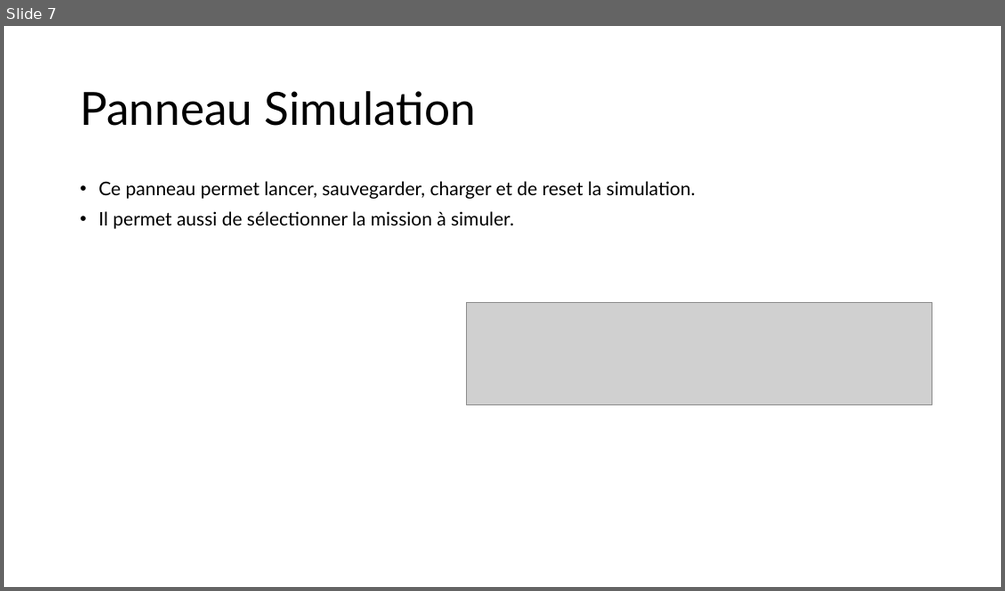
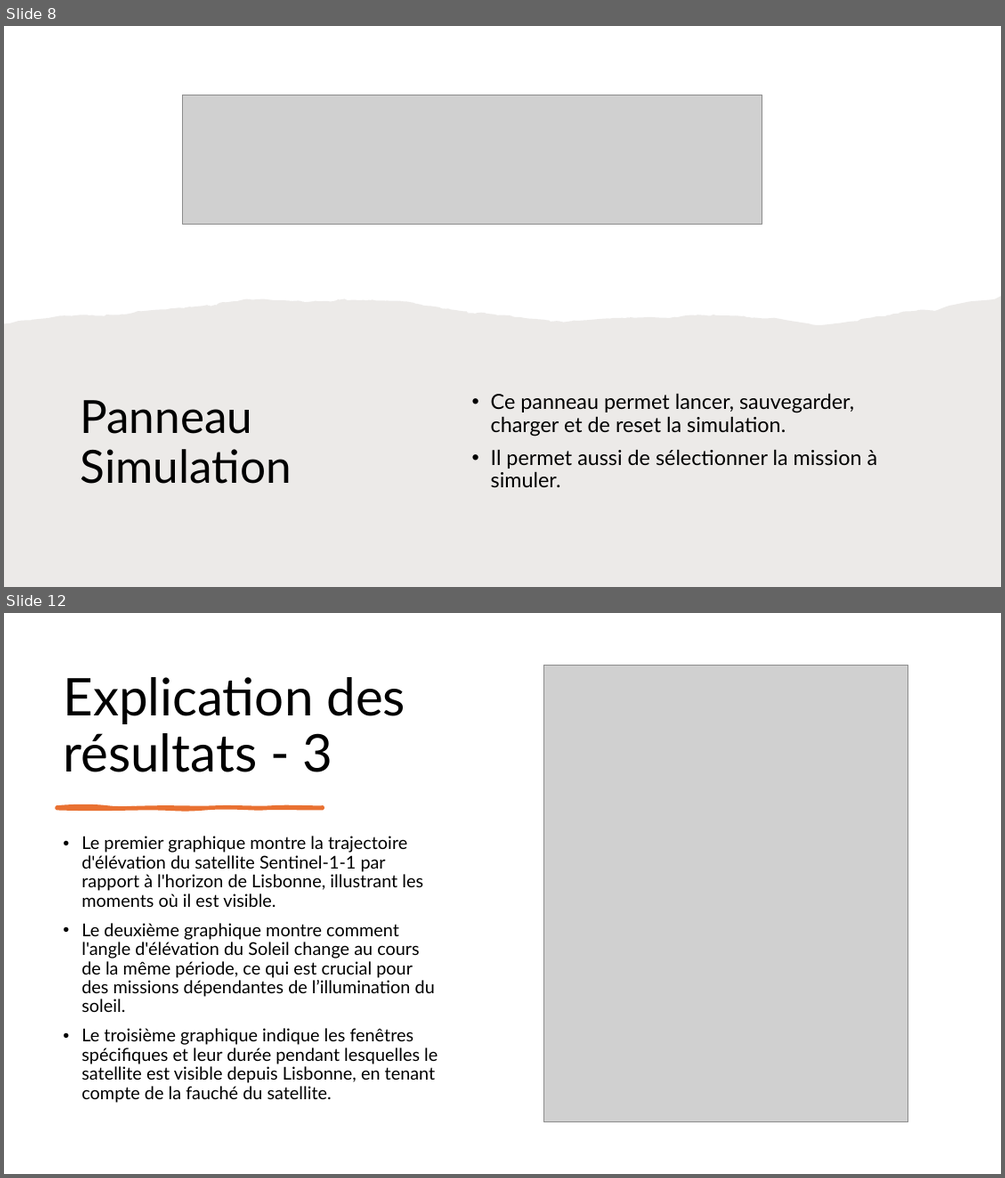
Before and after one commit to leoid3/EO_Tools, a slide deck: User guide.pptx. Shown one above the other, each under a label of ours: slide 7 before the commit, slides 8 and 12 after it; the slides between them are not shown. The pictures are 1005x591 and 1005x1178 pixels, drawn with LibreOffice and Linux fonts; fonts in the diff are those of the drawing; grey boxes stand for pictures. Boxes give left, top, right and bottom in pixels: in the first picture for what was removed or moved away, otherwise in the second. Text is boxed around its words. In the diff, an @@ line names an element or a change of style, - is before the commit and + after.

```diff
--- a/User guide.pptx
+++ b/User guide.pptx
@@ slide 12 added at box(4, 613, 1001, 1174), background #FFFFFF @@
@@ picture added at box(543, 666, 908, 1121) @@
@@ title added at box(63, 677, 405, 772), 50 pt, text #000000 @@
+Explication des résultats - 3
@@ freeform shape added at box(57, 807, 323, 809), fill #E97132, outline #E97132 3 pt @@
@@ text added at box(81, 835, 437, 1103), 17 pt, text #000000 @@
+• Le premier graphique montre la trajectoire d'élévation du satellite Sentinel-1-1 par rapport à l'horizon de Lisbonne, illustrant les moments où il est visible.
+• Le deuxième graphique montre comment l'angle d'élévation du Soleil change au cours de la même période, ce qui est crucial pour des missions dépendantes de l’illumination du soleil.
+• Le troisième graphique indique les fenêtres spécifiques et leur durée pendant lesquelles le satellite est visible depuis Lisbonne, en tenant compte de la fauché du satellite.
@@ what was slide 7 is now slide 8 @@
@@ slide 8 changed as well @@
@@ picture added at box(183, 95, 762, 224) @@
@@ freeform shape added at box(4, 296, 1001, 587), fill #82766A at 15% opacity @@
@@ picture removed at box(467, 302, 933, 404) @@
@@ title "Panneau Simulation" rewrapped from box(80, 91, 476, 126) to box(80, 400, 291, 483) @@
@@ text "Ce panneau permet lancer, sauvegarder, ...": place and size @@
-text "Ce panneau permet lancer, sauvegarder, ..." at box(98, 181, 696, 229)
+text "Ce panneau permet lancer, sauvegarder, ..." at box(491, 393, 878, 487)
@@ text "Ce panneau permet lancer, sauvegarder, ..." at box(491, 393, 878, 487): size 18 to 20 pt; vertical alignment top to middle @@
```
Also in this commit, not shown: 5 other slides changed, 7 other slides added, 1 slide removed, 5 other files.
